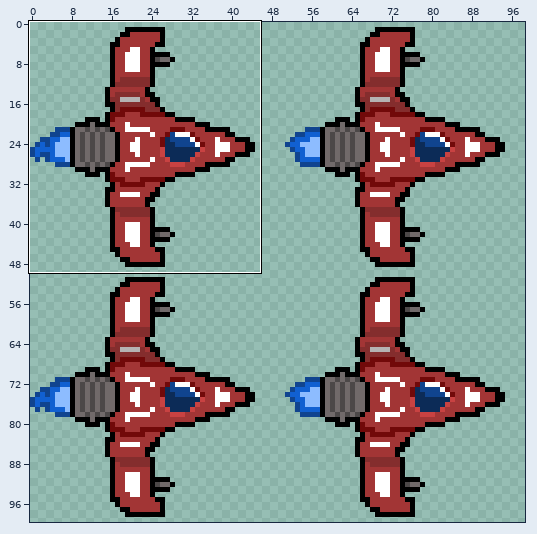
Sprite sheet -- res/assets/sprites/Sheep-2.png. Above, an overview of the earlier version with the close-up marked.
Close-up. Before the edit:
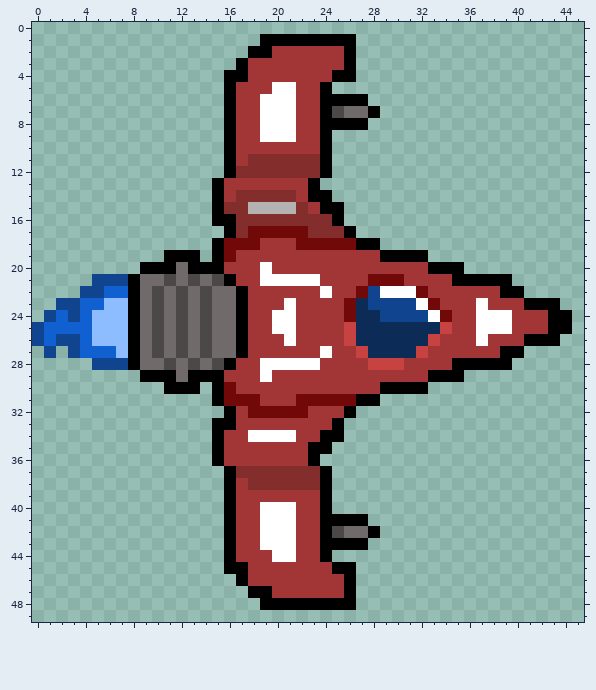
The file is 500x500 pixels, drawn in blocks of 5x5; one block is one cell here. Shown: x 0..45, y 0..49. The wide view leaves out empty margins. The commit also changed other parts of the picture, which this record leaves out.
And afterwards:
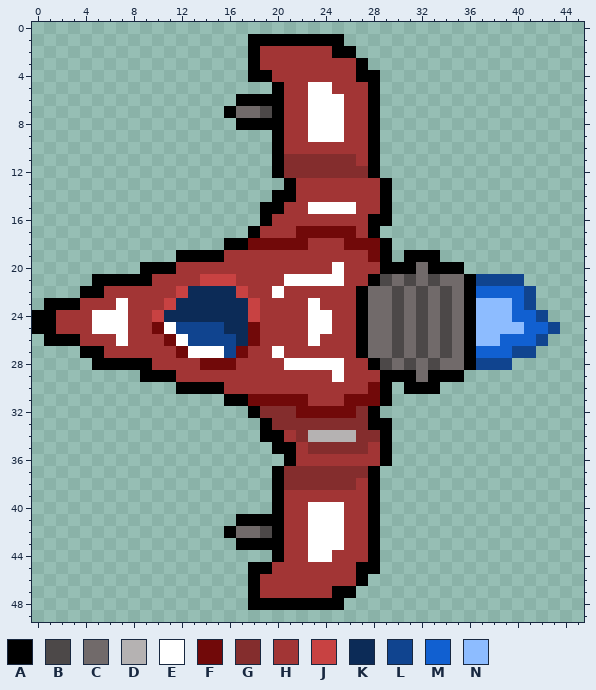
Palette (. is transparent): A #000000  B #4c4848  C #716a6a  D #b5b2b2  E #ffffff  F #710909  G #842d2d  H #a23535  J #c84242  K #0c2b57  L #10448f  M #1160d1  N #8dbcff
The exact change:
Changed rows in their new state; - is an unchanged pixel.
first column x 0:
 1 ------------------A-------.------------------
 2 -------------------H-----A-------------------
 3 -----------------.A-------HA-----------------
 4 ----------------..AA-----HHAA----------------
 5 ----------------....AH-EEHHHA----------------
 6 ----------------.AAAAH-EEEHHA----------------
 7 -----------------CCBAH-EEEHH-----------------
 8 ----------------.AAAAH-EEEHHA----------------
 9 ----------------....AH-EEEHHA----------------
10 ----------------....A---HHHHA----------------
11 ----------------....A---GGGHA----------------
12 ----------------....A---GGGGA----------------
13 ---------------......A-HHHHHHA---------------
14 ---------------.....AA-HHHHHHA---------------
15 ---------------....AAHHEEEEHHA---------------
16 ---------------....AHHHHHHHHAA---------------
17 ----------------..AHHH-FFFFHA----------------
18 ---------------.AA-FFF-HHH-FFA---------------
19 -----------.--A-H-----------F-.--A-----------
20 ------------HHHH---H-----E---AAAC------------
21 -----AAA-AHHHHJJJ--HH---EE--ABCBCBCC-LLLL----
22 ----AAHHHHHHJKKKKJ--E---H--ACCBCBCBCAMMMML---
23 -AAAHHHEHHHJKKKKKKJ--H-E--HACCBCBCBCANNNML..-
24 AAHHHEEEHHJKKKKKKKJ-HH-EE-HACCBCBCBCANNNMML..
25 AAHHHEEEHHFELLLLKKF-HH-EE-HACCBCBCBCANNNNMML.
26 .AAAHHHEHHHFELLLLKF--H-E--HACCBCBCBCANNMMML.-
27 -.-.AAHHHHHHFEEELF--E---H--ACCBCBCBCAMMMLL---
28 -----AAA-AHHHHFFF--HH---EE--ABCBCBCC-LLL-----
29 ------------HHHH---H-----E---AAAC------------
30 -----------.--A-H-----------F-.--A-----------
31 ---------------.AA-FFF-HHH-FFA---------------
32 ----------------..AGGG-FFFFGA----------------
33 ---------------....AGGGGGGGGAA---------------
34 ---------------....AAHGDDDDGGA---------------
35 ---------------.....AA-GGGGGHA---------------
36 ---------------......A-HHHHHHA---------------
37 ----------------....A---GGGGA----------------
38 ----------------....A---GGGHA----------------
39 ----------------....A---HHHHA----------------
40 ----------------....AH-EEEHHA----------------
41 ----------------.AAAAH-EEEHHA----------------
42 -----------------CCBAH-EEEHH-----------------
43 ----------------.AAAAH-EEEHHA----------------
44 ----------------....AH-EEHHHA----------------
45 ----------------..AA-----HHAA----------------
46 -----------------.A-------HA-----------------
47 -------------------H-----A-------------------
48 ------------------A-------.------------------
